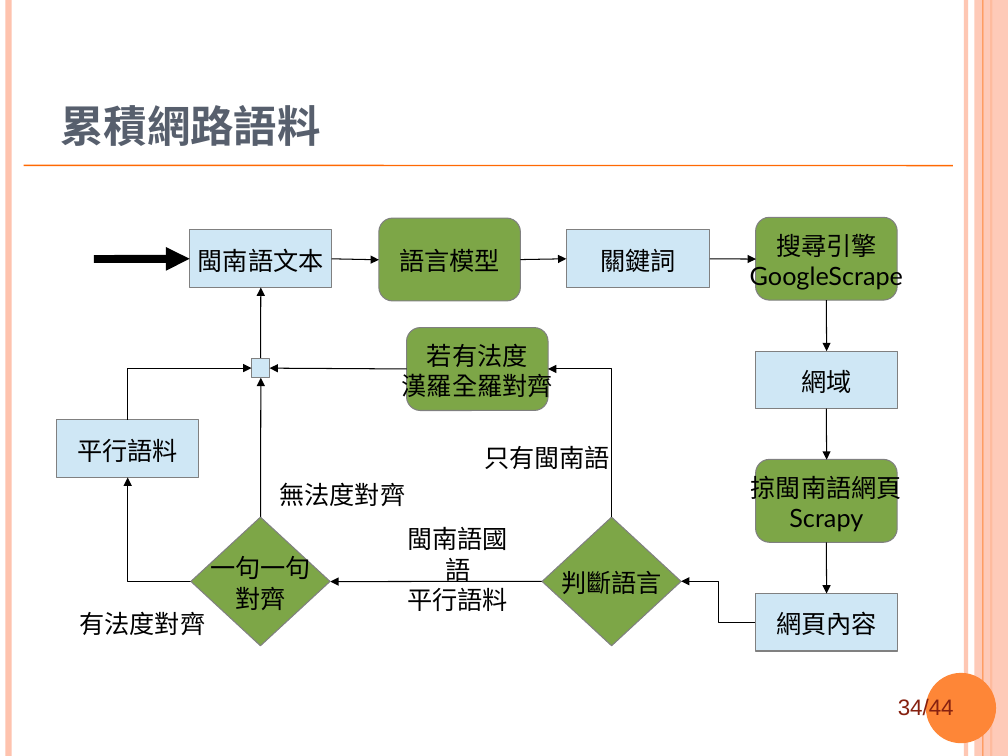
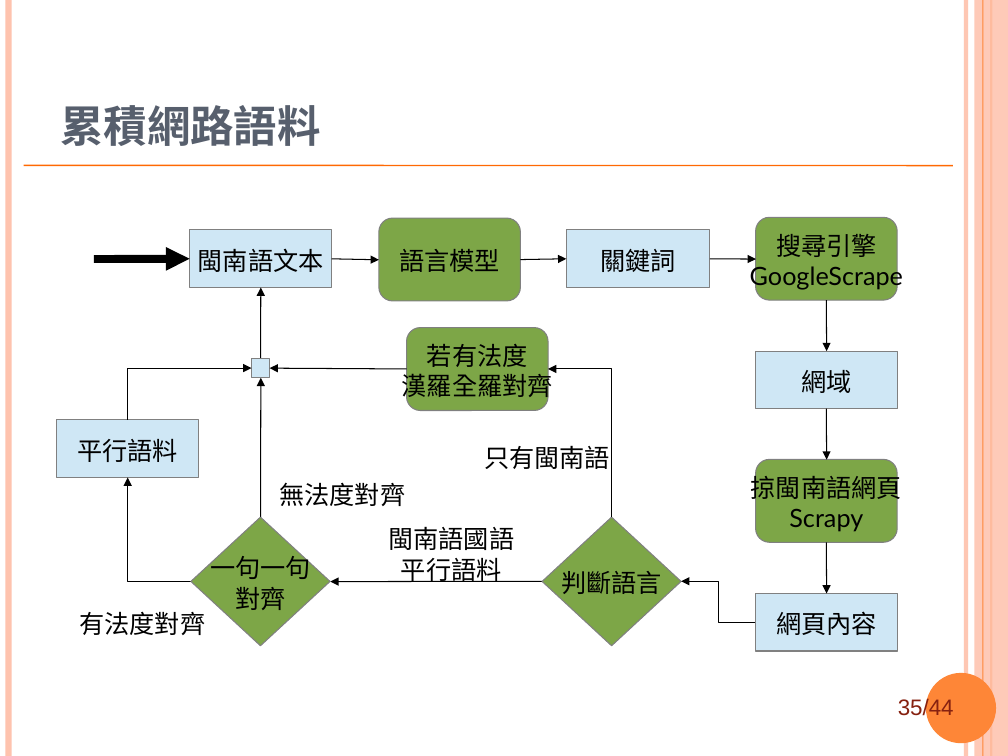
Before and after one commit to sih4sing5hong5/po3-ko3_tau5-iann2-phinn3, a slide deck: slide 35 of 翻譯報告.ppt (slide 34 before the commit). Drawn at 1008x756 pixels with LibreOffice and Linux fonts; fonts in the diff are those of the drawing; background and template pictures are left out. Boxes give left, top, right and bottom in pixels: in the first picture for what was removed or moved away, otherwise in the second. Text is boxed around its words. In the diff, an @@ line names an element or a change of style, - is before the commit and + after.

```diff
--- a/翻譯報告.ppt
+++ b/翻譯報告.ppt
@@ text "閩南語國語" rewrapped from (407, 526, 508, 611) to (388, 526, 514, 582) @@
@@ page number at (898, 697, 954, 720): text changed @@
-34/44
+35/44
```
Also in this commit, not shown: 5 other slides changed, 2 slides added, 3 slides removed.
